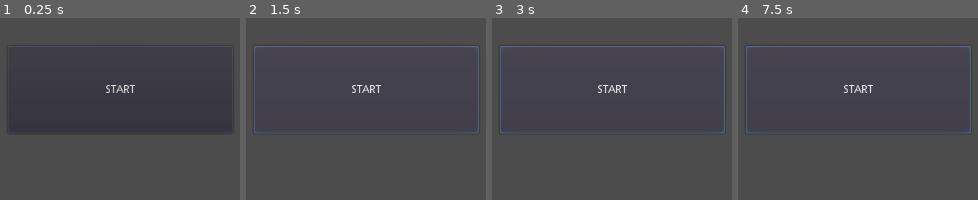
Above: before the commit, frames 1-4 (left to right).
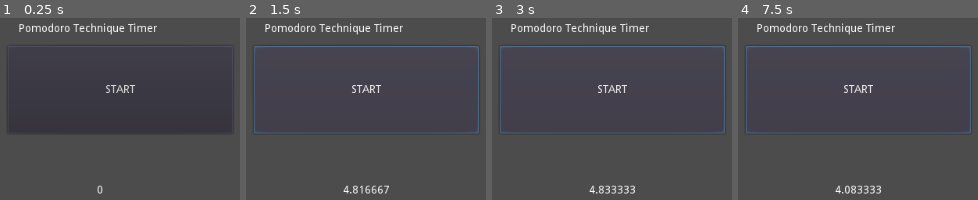
Above: after the commit, the same moments.

Repository: frumsrekovni/pomodoro_technique_timer
Game: Godot game, scene res://Pomodoro_Technique_Timer_Interface.tscn
Two runs of this game, one before a commit and one after it. Both use one fixed random seed, a clock stepped at 60 frames per second and the inputs below.
Inputs:
- Up to frame 1 (0.25 s): no input
- Up to frame 2 (1.5 s): click "START" at 0.5 s; click "START" at 1.25 s
- Up to frame 3 (3 s): click "START" at 2 s; tap Enter at 2.75 s
- Up to frame 4 (7.5 s): tap Space at 3.5, 5, 6.5 s; tap Enter at 4.25, 5.75 s

The runs differ from the first frame. In frame 1, 1.2% of the frame differs, in the area x 7-66%, y 2-97%; in frame 2, 1.6%; in frame 3, 1.6%; in frame 4, 1.6%.

Commit message:
Displays timer on screen

Diff:
--- a/Pomodoro_Technique_Timer_Interface.gd
+++ b/Pomodoro_Technique_Timer_Interface.gd
@@ -4,18 +4,22 @@
 # Declare member variables here. Examples:
 # var a: int = 2
 # var b: String = "text"
-
+onready var work_time = get_node("Work_timer")
 
 # Called when the node enters the scene tree for the first time.
 func _ready() -> void:
+	work_time.set_wait_time(5)
 	pass # Replace with function body.
 
 
 # Called every frame. 'delta' is the elapsed time since the previous frame.
-#func _process(delta: float) -> void:
-#	pass
+func _process(delta: float) -> void:
+	$Time_remaining.text = str(work_time.time_left)
 
 
 func _on_Button_pressed() -> void:
+	work_time.start()
 	print("Hello World!")
-	pass # Replace with function body.
+
+func _on_Work_timer_timeout() -> void:
+	work_time.stop()
--- a/Pomodoro_Technique_Timer_Interface.tscn
+++ b/Pomodoro_Technique_Timer_Interface.tscn
@@ -19,4 +19,23 @@
 margin_bottom = -173.0
 text = "START"
 
+[node name="Label" type="Label" parent="."]
+margin_left = 335.0
+margin_top = 7.0
+margin_right = 600.0
+margin_bottom = 32.0
+text = "Pomodoro Technique Timer"
+__meta__ = {
+"_edit_use_anchors_": false
+}
+
+[node name="Work_timer" type="Timer" parent="."]
+
+[node name="Time_remaining" type="Label" parent="."]
+margin_left = 435.0
+margin_top = 214.0
+margin_right = 594.0
+margin_bottom = 293.0
+
 [connection signal="pressed" from="Button" to="." method="_on_Button_pressed"]
+[connection signal="timeout" from="Work_timer" to="." method="_on_Work_timer_timeout"]
